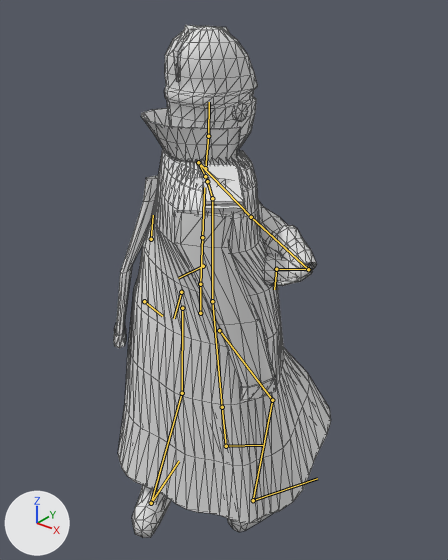
Two versions of the glTF model models/characters/captain.glb, one commit apart.
The view is the same before and after, from a 50 mm camera at (1.259, -1.42, 2.031) aimed at (0.01, 0.142, 1.063). Every picture has the same lights, and +X, +Y and +Z are marked at lower left. The picture after the commit comes second. Both versions are drawn at frame 5 of the action 'sweep_RL'; the numbers are the values there. The bones that bend it are drawn over the model as lines. Mesh edges are drawn as thin lines.

The first picture shows 'Body', 'Coat', 'Trim'.
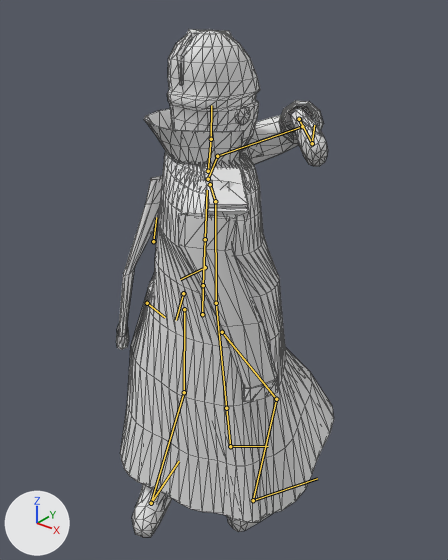
Boxes [x1, y1, x2, y2] around the edits, measured in the pictures (448 x 560 px):
'Coat', posed
    before: [116, 108, 331, 523]
    after: [118, 109, 334, 522]
'Body', posed
    before: [132, 25, 317, 538]
    after: [132, 29, 328, 537]
'Trim', posed
    before: [114, 164, 277, 402]
    after: [116, 166, 279, 403]
bone 'Hips', root to tip
    before: (200, 313) to (200, 285)
    after: (202, 314) to (203, 287)
bone 'Shoulder_L', root to tip
    before: (205, 176) to (198, 162)
    after: (208, 179) to (217, 156)
bone 'UpperArm_L', root to tip
    before: (198, 162) to (251, 217)
    after: (217, 156) to (302, 126)
bone 'LowerArm_L', root to tip
    before: (251, 217) to (308, 269)
    after: (302, 126) to (299, 119)
bone 'Hand_L', root to tip
    before: (308, 269) to (276, 269)
    after: (299, 119) to (312, 143)
bone 'UpperLeg_L', root to tip
    before: (182, 308) to (182, 393)
    after: (184, 309) to (184, 392)
bone 'LowerLeg_L', root to tip
    before: (182, 393) to (151, 503)
    after: (184, 392) to (151, 503)
bone 'UpperLeg_R', root to tip
    before: (219, 330) to (272, 400)
    after: (222, 332) to (276, 399)
bone 'LowerLeg_R', root to tip
    before: (272, 400) to (253, 500)
    after: (276, 399) to (253, 500)

The change in detail:
Bone 'Hips' (bone_hips) moves from (0.0, -0.08, 0.023) to (0.0, -0.091, 0.035).
Bone 'Shoulder_L' (bone_shoulder_l) turns from (0, 0, 0) to (12, 0, -18) degrees about its own x, y and z.
Bone 'UpperArm_L' (bone_upperarm_l) turns from (57, 54, -60) to (84, -26, 19) degrees about its own x, y and z.
Bone 'LowerArm_L' (bone_lowerarm_l) turns from (-2, 52, -2) to (91, 2, -58) degrees about its own x, y and z.
Bone 'Hand_L' (bone_hand_l) turns from (32, -62, -159) to (-71, -29, 20) degrees about its own x, y and z.
Bone 'UpperLeg_L' (bone_upperleg_l) turns from (7, -30, 8) to (8, -30, 8) degrees about its own x, y and z.
Bone 'LowerLeg_L' (bone_lowerleg_l) turns from (-36, 0, 0) to (-38, 0, 0) degrees about its own x, y and z.
Bone 'UpperLeg_R' (bone_upperleg_r) turns from (31, 3, -1) to (33, 3, -1) degrees about its own x, y and z.
Bone 'LowerLeg_R' (bone_lowerleg_r) turns from (-37, 0, 0) to (-41, 0, 0) degrees about its own x, y and z.
